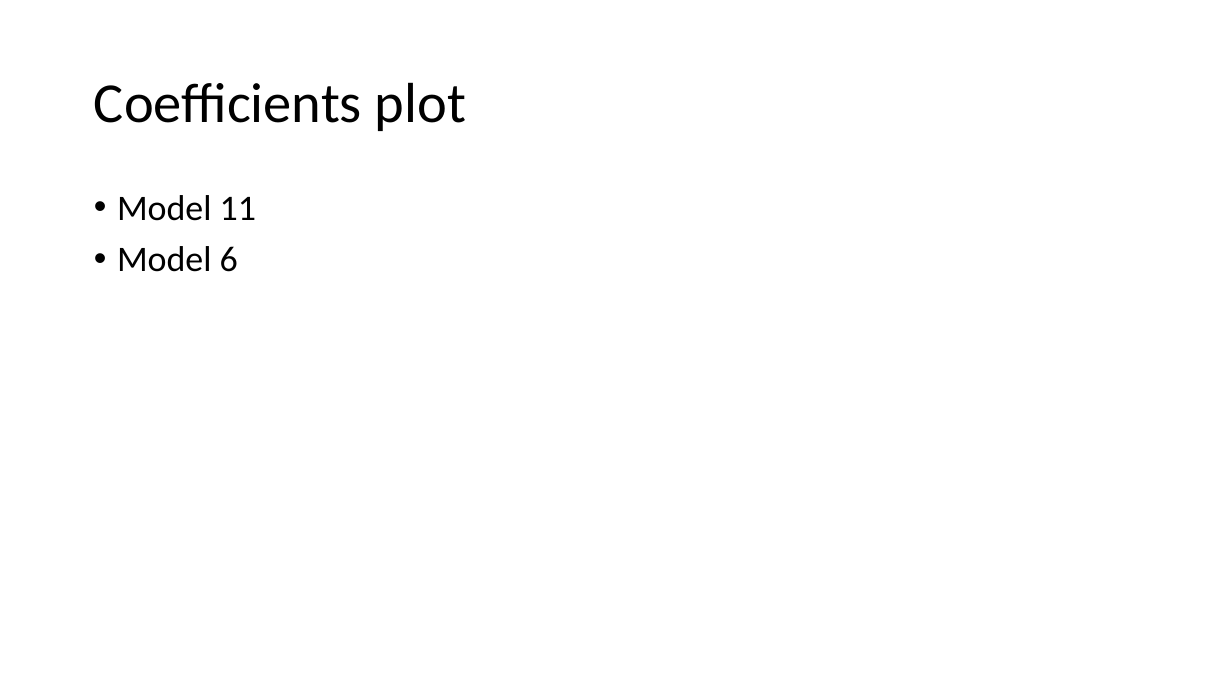
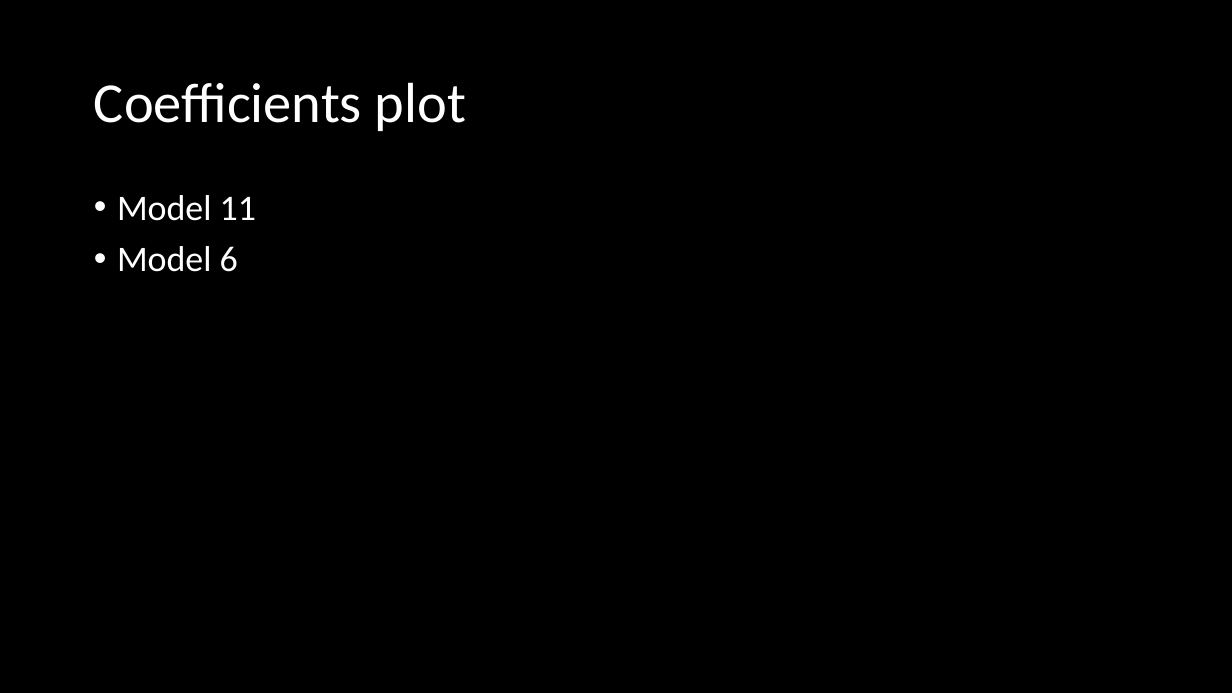
Before and after one commit to rghansen/ES482, a slide deck: slide 6 of ES data project presentation_salmon diet.pptx. Drawn at 1232x693 pixels with LibreOffice and Linux fonts; fonts in the diff are those of the drawing. Boxes give left, top, right and bottom in pixels: in the first picture for what was removed or moved away, otherwise in the second. Text is boxed around its words. In the diff, an @@ line names an element or a change of style, - is before the commit and + after.

```diff
--- a/ES data project presentation_salmon diet.pptx
+++ b/ES data project presentation_salmon diet.pptx
@@ background #FFFFFF to #000000 @@
@@ title "Coefficients plot" at <box>94,82,466,131</box>: text colour #000000 to #FFFFFF @@
@@ text "Model 11" at <box>117,195,256,272</box>: text colour #000000 to #FFFFFF @@
```
Also in this commit, not shown: 10 other slides changed.
